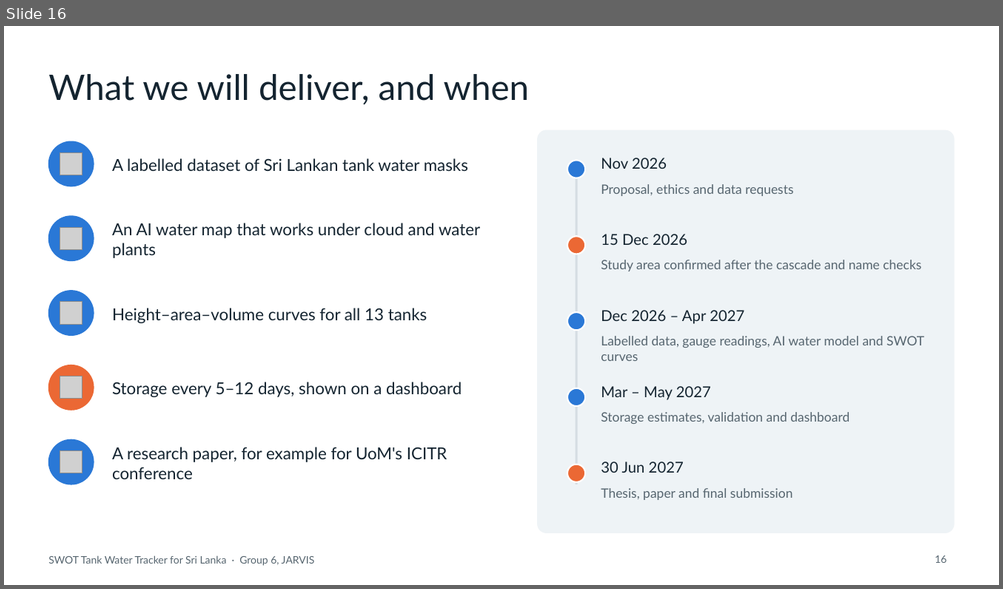
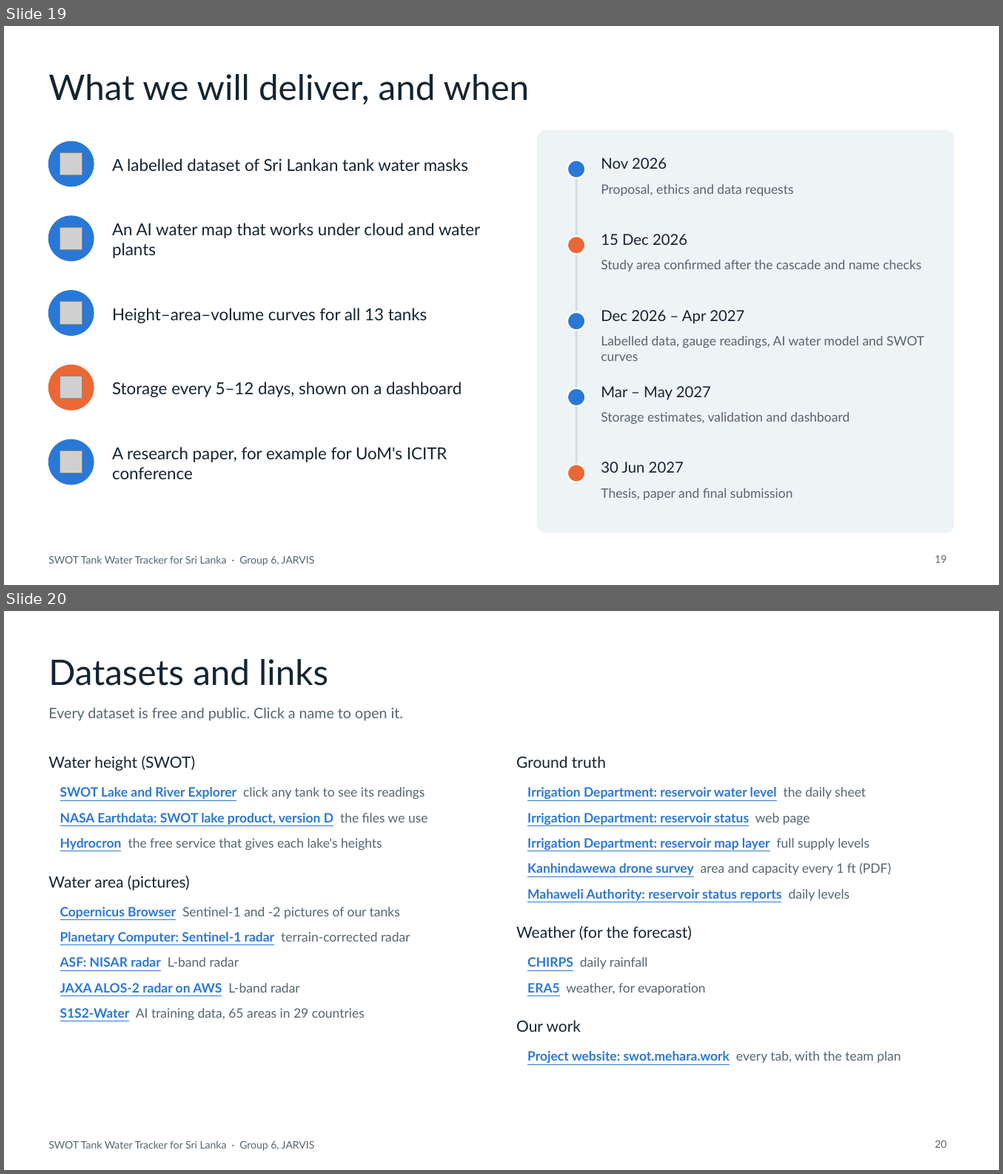
Before and after one commit to jarvis-uom/swot-tank-tracker-site, a slide deck: site/assets/docs/swot-tank-tracker-proposal-talk.pptx. Shown one above the other, each under a label of ours: slide 16 before the commit, slides 19 and 20 after it. The pictures are 1003x589 and 1003x1174 pixels, drawn with LibreOffice and Linux fonts; fonts in the diff are those of the drawing; grey boxes stand for pictures. Boxes give left, top, right and bottom in pixels: in the first picture for what was removed or moved away, otherwise in the second. Text is boxed around its words. In the diff, an @@ line names an element or a change of style, - is before the commit and + after.

```diff
--- a/site/assets/docs/swot-tank-tracker-proposal-talk.pptx
+++ b/site/assets/docs/swot-tank-tracker-proposal-talk.pptx
@@ slide 20 added at [4,611,999,1170], background #FFFFFF; not listed: 1 template element that a slide beside it also shows @@
@@ title added at [48,659,328,686], 34 pt, text #142430 @@
+Datasets and links
@@ text added at [48,707,403,721], 14 pt, text #56656F @@
+Every dataset is free and public. Click a name to open it.
@@ text added at [48,756,196,771], 15 pt, text #142430 @@
+Water height (SWOT)
@@ text added at [516,756,606,768], 15 pt, text #142430 @@
+Ground truth
@@ text added at [60,787,424,799], 12.5 pt, text #56656F @@
+SWOT Lake and River Explorer click any tank to see its readings
@@ text added at [527,787,865,799], 12.5 pt, text #2A78D6, bold, underline @@
+Irrigation Department: reservoir water level the daily sheet
@@ text added at [60,813,428,825], 12.5 pt, text #2A78D6, bold, underline @@
+NASA Earthdata: SWOT lake product, version D the files we use
@@ text added at [527,813,810,825], 12.5 pt, text #2A78D6, bold, underline @@
+Irrigation Department: reservoir status web page
@@ text added at [60,838,382,850], 12.5 pt, text #56656F @@
+Hydrocron the free service that gives each lake's heights
@@ text added at [527,838,869,850], 12.5 pt, text #2A78D6, bold, underline @@
+Irrigation Department: reservoir map layer full supply levels
@@ text added at [48,876,190,891], 15 pt, text #142430 @@
+Water area (pictures)
@@ text added at [527,863,891,875], 12.5 pt, text #56656F @@
+Kanhindawewa drone survey area and capacity every 1 ft (PDF)
@@ text added at [527,889,849,901], 12.5 pt, text #2A78D6, bold, underline @@
+Mahaweli Authority: reservoir status reports daily levels
@@ text added at [60,907,400,919], 12.5 pt, text #56656F @@
+Copernicus Browser Sentinel-1 and -2 pictures of our tanks
@@ text added at [60,932,410,944], 12.5 pt, text #2A78D6, bold, underline @@
+Planetary Computer: Sentinel-1 radar terrain-corrected radar
@@ text added at [516,926,691,940], 15 pt, text #142430 @@
+Weather (for the forecast)
@@ text added at [60,957,239,967], 12.5 pt, text #2A78D6, bold, underline @@
+ASF: NISAR radar L-band radar
@@ text added at [527,957,648,969], 12.5 pt, text #56656F @@
+CHIRPS daily rainfall
@@ text added at [60,983,300,993], 12.5 pt, text #2A78D6, bold, underline @@
+JAXA ALOS-2 radar on AWS L-band radar
@@ text added at [527,983,705,995], 12.5 pt, text #56656F @@
+ERA5 weather, for evaporation
@@ text added at [60,1008,364,1020], 12.5 pt, text #56656F @@
+S1S2-Water AI training data, 65 areas in 29 countries
@@ text added at [516,1020,581,1032], 15 pt, text #142430 @@
+Our work
@@ text added at [527,1051,900,1063], 12.5 pt, text #2A78D6, bold, underline @@
+Project website: swot.mehara.work every tab, with the team plan
@@ page number added at [934,1141,946,1148], 10 pt, text #56656F @@
+20
@@ what was slide 16 is now slide 19 @@
@@ page number at [934,556,946,563]: text changed @@
-16
+19
```
Also in this commit, not shown: 3 other slides added, 55 other files.
